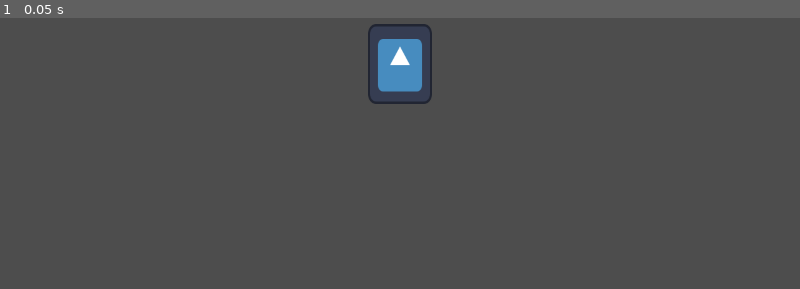
Above: before the commit, frame 1.
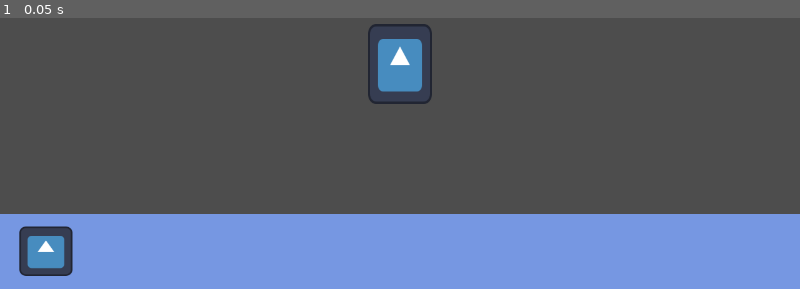
Above: after the commit, the same moment.

Repository: panda-ARCMH/BoblinQuest
Game: Godot game, scene res://dungeon.tscn
The game is run twice, just before and just after one commit, with the same random seed, the same clock (stepped at 60 frames per second) and the same inputs. The engine's default icon, where the game draws it, is replaced by a stand-in: a white triangle on a blue panel in a dark square.
Inputs:
- Up to frame 1 (0.05 s): no input

The runs differ from the first frame. In frame 1, 27% of the frame differs, in the area x 0-100%, y 72-100%.

Commit message:
began hud

Diff:
--- a/boblin-quest/dungeon.tscn
+++ b/boblin-quest/dungeon.tscn
@@ -6,6 +6,9 @@
 [sub_resource type="CapsuleShape2D" id="CapsuleShape2D_qu0b2"]
 radius = 62.499992
 height = 154.99998
+
+[sub_resource type="StyleBoxFlat" id="StyleBoxFlat_qu0b2"]
+bg_color = Color(0.46149427, 0.59201896, 0.8874402, 1)
 
 [node name="Dungeon" type="Node2D" unique_id=65165132]
 
@@ -24,3 +27,41 @@
 
 [node name="Camera2D" type="Camera2D" parent="Boblin" unique_id=479153783]
 limit_enabled = false
+
+[node name="TileMapLayer" type="TileMapLayer" parent="." unique_id=1609798865]
+
+[node name="ui" type="CanvasLayer" parent="." unique_id=1782566900]
+
+[node name="Control" type="Control" parent="ui" unique_id=189286991]
+layout_mode = 3
+anchors_preset = 15
+anchor_right = 1.0
+anchor_bottom = 1.0
+grow_horizontal = 2
+grow_vertical = 2
+
+[node name="bottom bar" type="Panel" parent="ui/Control" unique_id=1127006963]
+custom_minimum_size = Vector2(0, 100)
+layout_mode = 1
+anchors_preset = 12
+anchor_top = 1.0
+anchor_right = 1.0
+anchor_bottom = 1.0
+offset_top = -120.0
+grow_horizontal = 2
+grow_vertical = 0
+theme_override_styles/panel = SubResource("StyleBoxFlat_qu0b2")
+
+[node name="TextureRect" type="TextureRect" parent="ui/Control" unique_id=813101235]
+custom_minimum_size = Vector2(32, 32)
+layout_mode = 1
+anchors_preset = 4
+anchor_top = 0.5
+anchor_bottom = 0.5
+offset_left = 31.0
+offset_top = 260.0
+offset_right = 116.0
+offset_bottom = 339.0
+grow_vertical = 2
+texture = ExtResource("1_6elmv")
+expand_mode = 1
Not shown, added: boblin-quest/initialconcept.pdn
